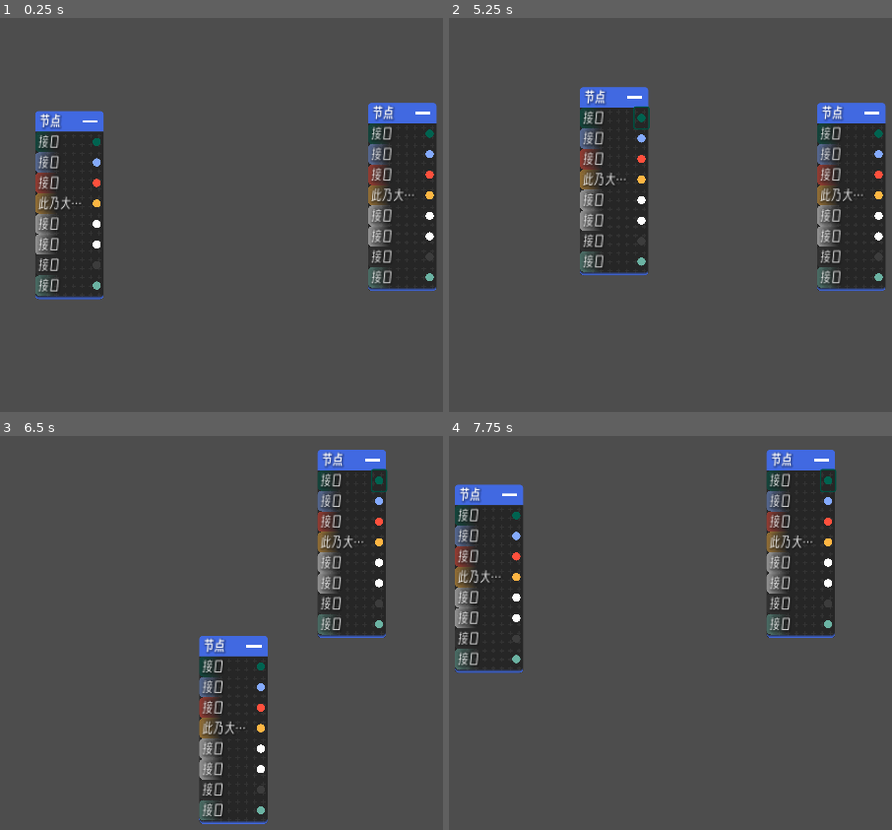
Above: before the commit, frames 1-4 (two rows, left to right).
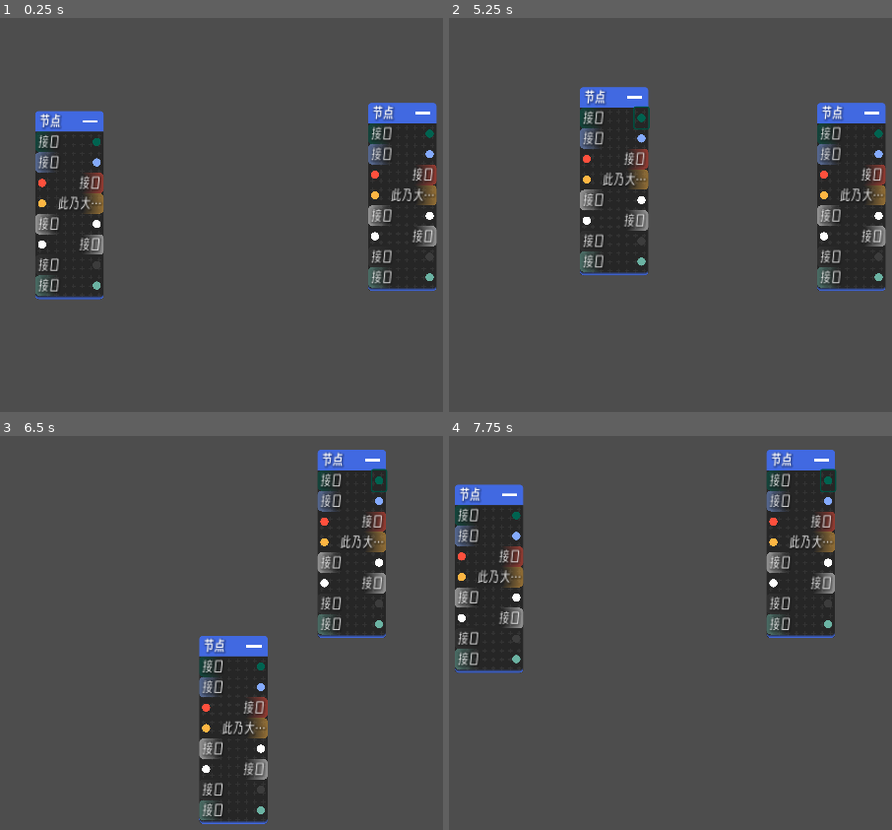
Above: after the commit, the same moments.

Repository: SXijka/GraphComponents_for_Godot
Game: Godot game, scene res://测试场景.tscn
Two runs of this game, one before a commit and one after it. Both use one fixed random seed, a clock stepped at 60 frames per second and the inputs below. The project has no main scene, so this scene is started directly.
Inputs (mouse positions are in pixels of both pictures, inside the frame that each line leads up to):
- Up to frame 1 (0.25 s): no input
- Up to frame 2 (5.25 s): click (546, 140) at 0.52 s; click (546, 140) at 1.27 s; click (537, 120) at 2.02 s; click (537, 120) at 2.77 s; click (537, 120) at 3.52 s; click (546, 140) at 4.27 s; tap Enter at 5 s; drag from (519, 207) to (798, 124) at 5.02 s
- Up to frame 3 (6.5 s): tap Space at 5.75 s; drag from (403, 613) to (230, 727) at 5.77 s
- Up to frame 4 (7.75 s): tap Enter at 6.5 s; move the mouse to (798, 542) at 6.52 s; hold Mouse wheel down (UI放大) 6.53-7.25 s; click (798, 542) at 6.67 s; tap Space at 7.25 s; drag from (679, 727) to (484, 569) at 7.27 s

The runs differ from the first frame. In frame 1, 2.8% of the frame differs, in the area x 8-99%, y 37-60%; in frame 2, 2.8%; in frame 3, 2.8%, in the area x 44-88%, y 19-88%; in frame 4, 2.8%.
Error after the commit: Invalid access to property or key 'draw' on a base object of type 'null instance'. (res://组件/接口/接口.gd:60)

Commit message:
接口的连接判定、行为和连接线绘制

Diff:
--- a/project.godot
+++ b/project.godot
@@ -28,6 +28,7 @@
 folder_colors={
 "res://组件/": "green",
 "res://组件/可调整边框/": "pink",
+"res://组件/接口/": "pink",
 "res://组件/点背景/": "pink",
 "res://组件/窗口缩放/": "pink",
 "res://组件/连接代理/": "pink",
--- a/组件/接口/接口.gd
+++ b/组件/接口/接口.gd
@@ -2,34 +2,53 @@
 extends HBoxContainer
 class_name 接口
 
-# 定义属性
+static var 当前鼠标所在接口: 接口 ## 检测当前鼠标所在的接口，若当前鼠标不在任何接口，则为null。
+
+const 连接线曲率: float = 100 ## 若使用贝塞尔曲线绘制连接线，控制连接线的曲率，数值越大，曲线越明显。
+
+const 连接线段数: int = 42 ## 若使用贝塞尔曲线绘制连接线，控制连接线的段数，段数越多，曲线越平滑。
+
+@export_subgroup("属性配置")
 @export var 接口名称: String = "接口":
 	set = _设置接口名称
 
-@export_enum("发送模式", "接收模式") var 接口模式: String = "发送模式": # 默认为发送模式
+@export_enum("发送模式", "接收模式") var 接口模式: String = "发送模式": ## 该接口用于发送多个连接，还是接收单个连接。
 	set = _设置接口模式
+
+@export var 所属节点: 节点 ## 该接口所属的节点。
+
+## 仅接收者可以拥有配置文件。
+## 若接收者未指定配置文件，则当发送者调用[method 连接配置.连接判断]时，直接得到true，也就是允许建立连接。[br]
+## 该变量的配置方法: [br]
+## 1、创建一个继承自“连接配置”类的命名派生类。[br]
+## 2、添加子节点，选择“连接配置”的派生类，点击添加，即可得到一个该类的Node形式的实例。[br]
+## 3、将创建的Node拖动到接口检查器的该变量处。[br]
+## 注意，每个连接配置节点仅可挂载在一个接口上。
+@export var 配置文件: 连接配置:
+	set = _设置配置文件
+
+@export var 允许连接同一节点接口: bool = false ## 若为true，则该接口可以连接至自身所属节点的接口，这可能会导致循环。
+
+
+@export_subgroup("接口UI绘制")
+@export var 使用直线绘制连接线: bool = false ##　使用贝塞尔曲线还是直线来绘制连接线。
 
 @export_color_no_alpha var 接点颜色: Color = Color.WHITE:
 	set = _设置接点颜色
 
-@export var 连接线颜色: Color = Color.GRAY
-
-@export var 连接线宽: float = 8.0
-
-@export var 连接: 连接代理
+@export var 连接线颜色: Color = Color.GRAY ## 仅发送者可绘制连接线。
+
+@export var 连接线宽: float = 4 ## 仅发送者可绘制连接线。
 
 
 @onready var _名称: Label = $"名称"
 @onready var _接点: Button = $"接点"
-@onready var _绘画: Control = $"接点/绘画"
-
+@onready var _绘画: Control = $"接点/_绘画"
 @onready var _渐变背景: StyleBoxFlat = $"名称/渐变背景".get_theme_stylebox("panel", "Panel")
 
-var 连接中: bool = false
-
-var _连接初始位置: Vector2 = Vector2.ZERO
-
-
+var 连接中: bool = false ## 仅发送者可尝试连接。
+
+var 代理: 连接代理 = 连接代理.new(self) ## 用于管理接口连接功能。
 
 
 func _ready():
@@ -37,7 +56,44 @@
 	_设置接口模式(接口模式)
 	_设置接点颜色(接点颜色)
 	_接点.pressed.connect(_开始连接)
-	_绘画.draw.connect(_绘制连接线)
+	if 接口模式 == "发送模式":
+		_绘画.draw.connect(_绘制连接线)
+
+
+func _process(delta: float) -> void:
+	if 接口模式 != "接收模式":
+		return
+	if not 配置文件:
+		return
+	if 代理.发送者 == null:
+		return
+	配置文件.连接时不断执行(delta)
+
+
+func _input(事件: InputEvent) -> void:
+	_绘画.queue_redraw()
+	_检测鼠标是否在当前接口()
+	if not 连接中:
+		return
+
+	if 事件 is InputEventMouseButton:
+		if 事件.button_index != MOUSE_BUTTON_LEFT:
+			return
+		连接中 = false
+		_绘画.queue_redraw()
+
+		if not 事件.pressed:
+			if _检测连接():
+				代理.连接到(当前鼠标所在接口.代理, false)
+				if 当前鼠标所在接口.配置文件:
+					当前鼠标所在接口.配置文件.在连接成功时执行()
+
+
+func _检测鼠标是否在当前接口() -> void:
+	if get_global_rect().has_point(get_global_mouse_position()):
+		当前鼠标所在接口 = self
+	elif 当前鼠标所在接口 == self:
+		当前鼠标所在接口 = null
 
 
 func _设置接口名称(新名称: String):
@@ -47,8 +103,7 @@
 	_名称.text = 接口名称
 
 
-# 设置接口模式，根据接口模式调整接点位置和对齐方式
-func _设置接口模式(新模式: String):
+func _设置接口模式(新模式: String): # 设置接口模式，根据接口模式调整接点位置和对齐方式
 	接口模式 = 新模式
 	# 在变量初始化时会调用一次，此时子节点尚未加载因此需要return。
 	if (_名称 == null) or (_接点 == null):
@@ -80,105 +135,69 @@
 	_渐变背景.border_color = Color(新颜色, 0.5)
 
 
+func _设置配置文件(新配置: 连接配置):
+	配置文件 = 新配置
+	if not 新配置:
+		return
+	新配置.所属接口 = self
+
+
 func _开始连接():
+	if 接口模式 == "接收模式":
+		return
 	连接中 = true
-	print("开始")
-	_连接初始位置 = get_global_mouse_position()
-	pass
-
-func _input(事件: InputEvent) -> void:
-	if not 连接中:
-		return
-	_绘画.queue_redraw()
-
-	if 事件 is InputEventMouseButton:
-		if 事件.button_index != MOUSE_BUTTON_LEFT:
-			return
-		连接中 = false
-		_绘画.queue_redraw()
-		检测连接()
-
-
-
-func 检测连接():
-	pass
+
+
+func _检测连接() -> bool:
+	if not 当前鼠标所在接口:
+		return false
+	if 当前鼠标所在接口 == self:
+		return false
+	if not 允许连接同一节点接口:
+		var 目标接口节点 = 当前鼠标所在接口.所属节点
+		if 目标接口节点 and 目标接口节点 == 所属节点:
+			return false
+	if 当前鼠标所在接口.接口模式 != "接收模式":
+		return false
+	if not 当前鼠标所在接口.配置文件:
+		return true
+	return 当前鼠标所在接口.配置文件.连接判断(self)
+
 
 func _绘制连接线():
 	if 连接中:
-		_绘画.draw_line(计算中点位置(_绘画), _绘画.get_local_mouse_position(), 连接线颜色, 连接线宽, true)
-
-func 计算中点位置(控件: Control) -> Vector2:
-	return 控件.position + 控件.size/2
-#func _draw() -> void:
-	#if not 连接中:
-		#return
-	#no()
-#var 开始点位置: Vector2
-#var 结束点位置: Vector2
-#var 控制点1位置: Vector2= Vector2(100, 100)
-#var 控制点2位置: Vector2= Vector2(200, 200)
-#var 使用贝塞尔曲线: bool = true
-#var 当前鼠标位置: Vector2
-#var 连接中: bool = false
-#
-##
-#func _input(event):
-	#if event is InputEventMouseButton:
-		#if event.button_index != MOUSE_BUTTON_LEFT:
-			#pass
-		#if event.pressed:
-			## 开始连接
-			#开始点位置 = event.position
-			#当前鼠标位置 = event.position
-			#连接中 = true
-		#else:
-			## 结束连接
-			#连接中 = false
-			#
-			#print("连接结束")
-		#queue_redraw()
-	#elif event is InputEventMouseMotion and 连接中:
-		## 更新当前鼠标位置用于绘制连接线
-		#当前鼠标位置 = event.position
-		#queue_redraw()
-#
-#func _draw():
-	#if 连接中:
-		#if 使用贝塞尔曲线:
-			## 使用贝塞尔曲线绘制
-			#var points = 计算贝塞尔曲线点(开始点位置, 控制点1位置, 控制点2位置, 当前鼠标位置)
-			#for i in range(points.size() - 1):
-				#draw_line(points[i], points[i + 1], Color(1, 0, 0, 1), 2)
-		#else:
-			## 使用直线绘制
-			#draw_line(开始点位置, 当前鼠标位置, Color(1, 0, 0, 1), 2)
-#
-#func 计算贝塞尔曲线点(开始点: Vector2, 控制点1: Vector2, 控制点2: Vector2, 结束点: Vector2, 分割数: int = 20) -> Array[Vector2]:
-	#var points: Array[Vector2] = []
-	#for i in range(分割数 + 1):
-		#var t = i / float(分割数)
-		#var point = 计算贝塞尔曲线上的点(t, 开始点, 控制点1, 控制点2, 结束点)
-		#points.append(point)
-	#return points
-#
-#func 计算贝塞尔曲线上的点(t: float, 开始点: Vector2, 控制点1: Vector2, 控制点2: Vector2, 结束点: Vector2) -> Vector2:
-	#return (1 - t) ** 3 * 开始点 + 3 * (1 - t) ** 2 * t * 控制点1 + 3 * (1 - t) * t ** 2 * 控制点2 + t ** 3 * 结束点
-#
-#func 更新曲线(新开始点位置: Vector2, 新结束点位置: Vector2, 新控制点1位置: Vector2, 新控制点2位置: Vector2, 使用贝塞尔: bool):
-	#开始点位置 = 新开始点位置
-	#结束点位置 = 新结束点位置
-	#控制点1位置 = 新控制点1位置
-	#控制点2位置 = 新控制点2位置
-	#使用贝塞尔曲线 = 使用贝塞尔
-	#queue_redraw()  # 触发重新绘制
-#
-
-# 占位函数，以后根据需要实现
-func 在连接时执行():
-	pass
-
-func 连接中执行():
-	pass
-
-func 断开时执行():
-	pass
+		if 使用直线绘制连接线:
+			_绘画.draw_line(_绘画.get_rect().get_center(), _绘画.get_local_mouse_position(), 连接线颜色, 连接线宽, true)
+		else:
+			绘制贝塞尔曲线(_绘画, _绘画.get_rect().get_center(), _绘画.get_local_mouse_position(), 连接线曲率 , 连接线段数)
+
+	for 已有接收者: 连接代理 in 代理.获取_接收者():
+		var 接收者相对绘画的位置 = 已有接收者.所属接口._绘画.get_global_rect().get_center() - _绘画.global_position
+		if 使用直线绘制连接线:
+			_绘画.draw_line(_绘画.get_rect().get_center(), 接收者相对绘画的位置, 连接线颜色, 连接线宽, true)
+		else:
+			绘制贝塞尔曲线(_绘画, _绘画.get_rect().get_center(), 接收者相对绘画的位置, 连接线曲率, 连接线段数)
+
+
+func 绘制贝塞尔曲线(绘制者: Control, 起始点: Vector2, 结束点: Vector2, 曲率: float, 段数: int):
+	var 各点:PackedVector2Array = []
+	var 控制点A = 起始点 + Vector2(曲率, 0)
+	var 控制点B = 结束点 - Vector2(曲率, 0)
+
+	for i in range(段数 + 1):
+		var 点所在 = i / float(段数)
+
+		var 点 = 贝塞尔插值(起始点, 控制点A, 控制点B, 结束点, 点所在)
+		各点.append(点)
+
+	# 绘制曲线
+	绘制者.draw_polyline(各点, 连接线颜色, 连接线宽, true)
+
+
+func 贝塞尔插值(p0: Vector2, p1: Vector2, p2: Vector2, p3: Vector2, t: float) -> Vector2:
+	var u = 1.0 - t
+	var tt = t * t
+	var uu = u * u
+	var uuu = uu * u
+	var ttt = tt * t
+	return uuu * p0 + 3 * uu * t * p1 + 3 * u * tt * p2 + ttt * p3
--- a/组件/接口/接口.tscn
+++ b/组件/接口/接口.tscn
@@ -46,6 +46,7 @@
 expand_icon = true
 
 [node name="绘画" type="Control" parent="接点"]
+z_index = 2
 layout_mode = 1
 anchors_preset = 15
 anchor_right = 1.0
--- a/组件/节点/节点.tscn
+++ b/组件/节点/节点.tscn
@@ -100,46 +100,50 @@
 layout_mode = 2
 size_flags_vertical = 0
 
-[node name="接口" parent="可调整边框/节点内容/面板背景/面板容器/面板" instance=ExtResource("7_68nad")]
+[node name="接口" parent="可调整边框/节点内容/面板背景/面板容器/面板" node_paths=PackedStringArray("所属节点") instance=ExtResource("7_68nad")]
 layout_mode = 2
+"所属节点" = NodePath("../../../../../..")
 "接点颜色" = Color(0, 0.388235, 0.313726, 1)
-"连接线宽" = 1.0
 
-[node name="接口2" parent="可调整边框/节点内容/面板背景/面板容器/面板" instance=ExtResource("7_68nad")]
+[node name="接口2" parent="可调整边框/节点内容/面板背景/面板容器/面板" node_paths=PackedStringArray("所属节点") instance=ExtResource("7_68nad")]
 layout_mode = 2
-"接口模式" = "输送模式"
+"所属节点" = NodePath("../../../../../..")
 "接点颜色" = Color(0.517647, 0.666667, 0.988235, 1)
-"连接线宽" = 1.0
+"允许连接同一节点接口" = true
 
-[node name="接口3" parent="可调整边框/节点内容/面板背景/面板容器/面板" instance=ExtResource("7_68nad")]
+[node name="接口3" parent="可调整边框/节点内容/面板背景/面板容器/面板" node_paths=PackedStringArray("所属节点") instance=ExtResource("7_68nad")]
 layout_mode = 2
+"所属节点" = NodePath("../../../../../..")
+"接口模式" = "接收模式"
 "接点颜色" = Color(1, 0.312406, 0.237881, 1)
-"连接线宽" = 1.0
 
-[node name="接口4" parent="可调整边框/节点内容/面板背景/面板容器/面板" instance=ExtResource("7_68nad")]
+[node name="接口4" parent="可调整边框/节点内容/面板背景/面板容器/面板" node_paths=PackedStringArray("配置文件") instance=ExtResource("7_68nad")]
 layout_mode = 2
 "接口名称" = "此乃大天一流接口"
+"接口模式" = "接收模式"
 "接点颜色" = Color(0.996078, 0.713726, 0.262745, 1)
-"连接线宽" = 1.0
+"连接线宽" = 8.0
+"配置文件" = NodePath("")
 
 [node name="接口5" parent="可调整边框/节点内容/面板背景/面板容器/面板" instance=ExtResource("7_68nad")]
 layout_mode = 2
-"接口模式" = "输送模式"
-"连接线宽" = 1.0
+"连接线宽" = 8.0
 
 [node name="接口6" parent="可调整边框/节点内容/面板背景/面板容器/面板" instance=ExtResource("7_68nad")]
 layout_mode = 2
-"连接线宽" = 1.0
+"接口模式" = "接收模式"
+"连接线宽" = 8.0
+"允许连接同一节点接口" = true
 
 [node name="接口7" parent="可调整边框/节点内容/面板背景/面板容器/面板" instance=ExtResource("7_68nad")]
 layout_mode = 2
 "接点颜色" = Color(0.235294, 0.235294, 0.235294, 1)
-"连接线宽" = 1.0
+"连接线宽" = 8.0
 
 [node name="接口8" parent="可调整边框/节点内容/面板背景/面板容器/面板" instance=ExtResource("7_68nad")]
 layout_mode = 2
 "接点颜色" = Color(0.419608, 0.701961, 0.639216, 1)
-"连接线宽" = 1.0
+"连接线宽" = 8.0
 
 [node name="底部背景" type="Panel" parent="可调整边框/节点内容/面板背景/面板容器"]
 modulate = Color(0.254902, 0.411765, 0.882353, 1)
--- a/组件/连接代理/连接代理.gd
+++ b/组件/连接代理/连接代理.gd
@@ -1,20 +1,18 @@
-extends Control
 class_name 连接代理
 ## 用于管理嵌套或连接功能。
-## 可接受一个配置文件，在进入场景树时执行其[method 连接配置.执行配置]。
 
-## 若该配置文件不为空，则自动加载该配置文件，并执行其[method 连接配置.执行配置]。
-@export var 配置文件: 连接配置
+## 该连接代理的名称。
+var 名称: String
 
-## 该连接代理的名称，可被用于UI显示和报错信息。
-@export var 名称: String
+## 拥有这个连接代理的接口，每个接口只拥有一个连接代理，每个连接代理也只拥有一个所属接口。
+var 所属接口: 接口
 
 ## 该连接代理所归属的另一个连接代理。与接收者的区别是，接收者可以有多个，发送者只能有一个。
-@export var 发送者: 连接代理:
+var 发送者: 连接代理:
 	set = _设置发送者
 
-## 当该连接代理作为一个接收者被断开后，会将发送者设置为默认发送者
-@export var 默认发送者:连接代理 = null
+## 当该连接代理作为一个接收者被断开后，会将发送者设置为默认发送者。
+var 默认发送者:连接代理 = null
 
 var _接收者: Array[连接代理] = []
 
@@ -25,31 +23,10 @@
 
 
 ## 连接自己的接收者改变、发送者改变、连接、断开信号，以便在接收到信号时能够自动处理。
-func _init():
+func _init(所属: 接口):
 	connect("连接",_接收_连接)
 	connect("断开",_接收_断开)
-	connect("接收者改变",当接收者改变)
-	connect("发送者改变",当发送者改变)
-
-
-## 若配置文件不为空，则在进入场景树时执行[method 连接配置.执行配置]。
-## 无法更早，因为直到对象被实例化并添加到场景树之后，属性才会被设置为编辑器中指定的值，之前则是默认值。
-func _enter_tree() -> void:
-	if 配置文件:
-		配置文件.执行配置(self)
-
-
-## 当接收者改变时被调用的虚方法
-@warning_ignore("unused_parameter")
-func 当接收者改变(_自身: 连接代理, 是_添加: bool, 接收者: 连接代理) -> void:
-	pass
-
-
-## 当发送者改变时被调用的虚方法
-@warning_ignore("unused_parameter")
-func 当发送者改变(_自身: 连接代理, 新接收者: 连接代理) -> void:
-	pass
-
+	所属接口 = 所属
 
 ## 令连接代理_与该连接代理连接。
 func 连接到(连接代理_: 连接代理, 连接代理_为发送者: bool) -> void:
--- a/组件/连接代理/连接配置.gd
+++ b/组件/连接代理/连接配置.gd
@@ -1,6 +1,25 @@
+## 用于接口连接的相关配置，可在其派生类中重写各个虚函数，以用于丰富接口的效果。[br]每个该类实例仅可用于一个接口。
 class_name 连接配置
-extends Resource
+extends Node
+
+## 拥有这个连接配置的接口，每个接口只拥有一个连接代理，每个连接代理也只拥有一个所属接口。
+var 所属接口: 接口
 
 
-func 执行配置(_目标: 连接代理):
+## 用于判断是否进行连接的函数，在发送者的连接配置中定义，由发送方调用，必须包含发送方作为唯一参数，返回一个bool值作为是否连接的依据。
+func 连接判断(_发送者: 接口)-> bool:
+	if _发送者.接口模式 != "发送模式":
+		return false
+	return true
+
+## 仅由接收者调用。
+func 在连接成功时执行():
 	pass
+
+## 仅由接收者调用。
+func 连接时不断执行(_delta: float):
+	pass
+
+## 仅由接收者调用。
+func 断开时执行一次():
+	pass
